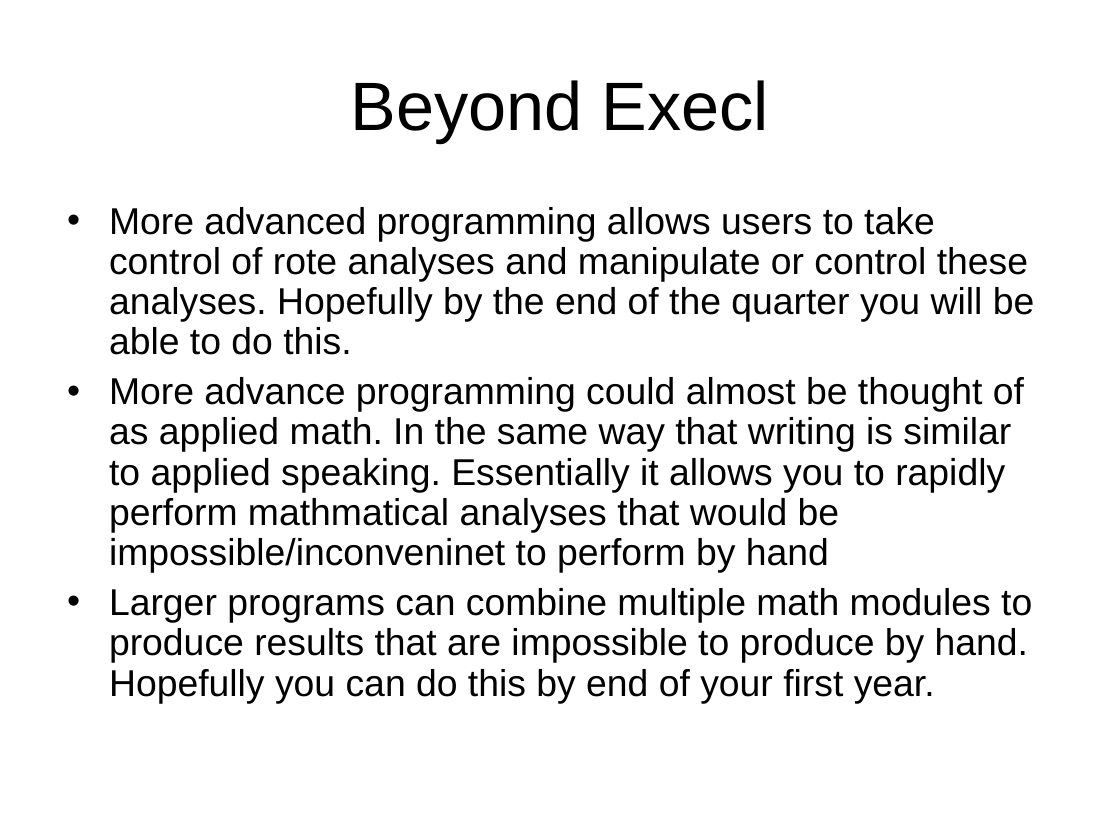
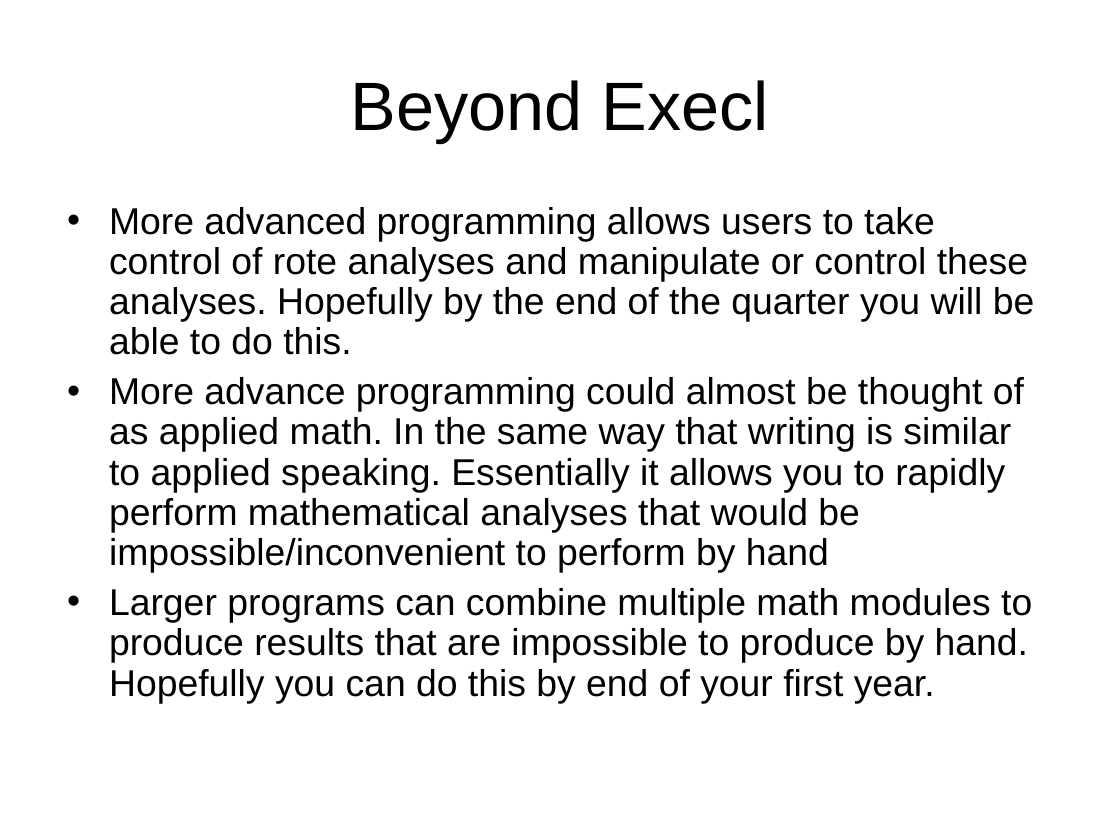
Before and after one commit to cdcox/PythonClassScripts, a slide deck: slide 4 of LectureForMeeting1.ppt. Drawn at 1120x840 pixels with LibreOffice and Linux fonts; fonts in the diff are those of the drawing. Boxes give left, top, right and bottom in pixels: in the first picture for what was removed or moved away, otherwise in the second. Text is boxed around its words. In the diff, an @@ line names an element or a change of style, - is before the commit and + after.

Commit message:
updated Lecture

```diff
--- a/LectureForMeeting1.ppt
+++ b/LectureForMeeting1.ppt
@@ text at [109, 377, 1024, 573]: text changed @@
-• More advance programming could almost be thought of as applied math. In the same way that writing is similar to applied speaking. Essentially it allows you to rapidly perform mathmatical analyses that would be impossible/inconveninet to perform by hand
+• More advance programming could almost be thought of as applied math. In the same way that writing is similar to applied speaking. Essentially it allows you to rapidly perform mathematical analyses that would be impossible/inconvenient to perform by hand
```
Also in this commit, not shown: 4 other slides changed.
